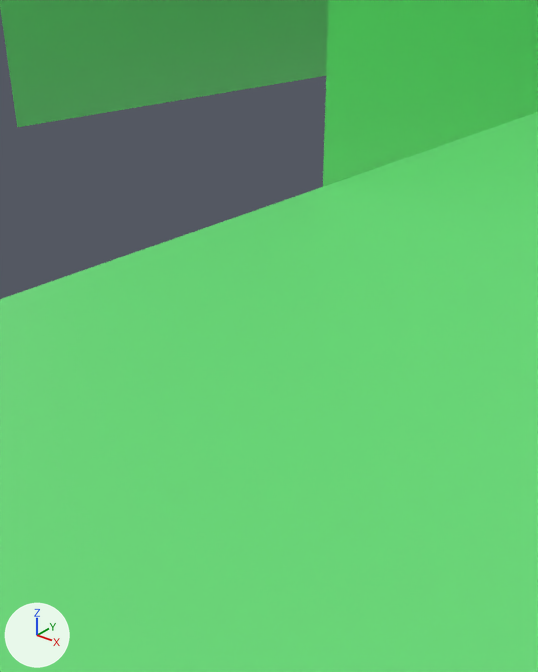
A saved change to the Blender file assets/ref/Maze.blend.
One viewpoint serves both versions: a camera (50 mm lens) standing at (-66.8, 26.69, 6.8) and looking at (-71.16, 32.14, 3.42). The axes (+X, +Y, +Z) are drawn at lower left. The lights are the same throughout.

Names of what the first picture shows: 'Maze'.
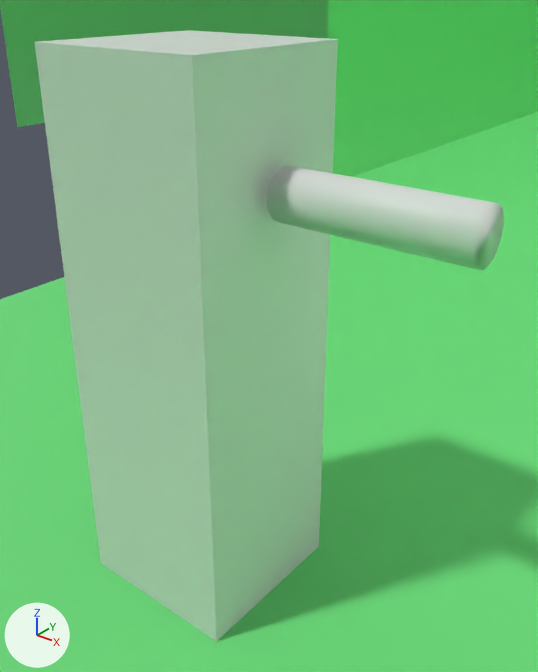
The change, as a diff of the scene's bpy script:
```diff
--- a/assets/ref/Maze.blend.py
+++ b/assets/ref/Maze.blend.py
@@ me_cylinder @@
+me_cylinder.from_pydata(...)  # a 32-sided cylinder along z spanning x -1.0..1.0, y -1.0..1.0, z -1.0..1.0
+me_cylinder.polygons.foreach_set('use_smooth', [True] * 34)
@@ me_cube @@
+me_cube.from_pydata(...)  # a box spanning x -1.0..1.0, y -1.0..1.0, z 0.0..6.24
@@ ob_gun @@
+ob_gun = bpy.data.objects.new('gun', me_cylinder)
+ob_gun.parent = ob_player
+ob_gun.matrix_parent_inverse = Matrix(((1.0, 0.0, 0.0, 72.07), (0.0, 1.0, 0.0, -32.09), (0.0, 0.0, 1.0, 0.0), (0.0, 0.0, 0.0, 1.0)))
+ob_gun.location = (-69.92, 32.08, 4.965)
+ob_gun.rotation_euler = (0.0, 1.571, 0.0)  # degrees (0, 90, 0)
+ob_gun.scale = (0.263, 0.263, 1.0)
@@ ob_player @@
+ob_player = bpy.data.objects.new('player', me_cube)
+ob_player.location = (-72.07, 32.09, 0.0)
```

Where the change shows, as pixel boxes (x1, y1, x2, y2) in the pictures (538 x 672 px):
'player', added: after (35, 30, 338, 641)
'gun', added: after (267, 165, 504, 270)
